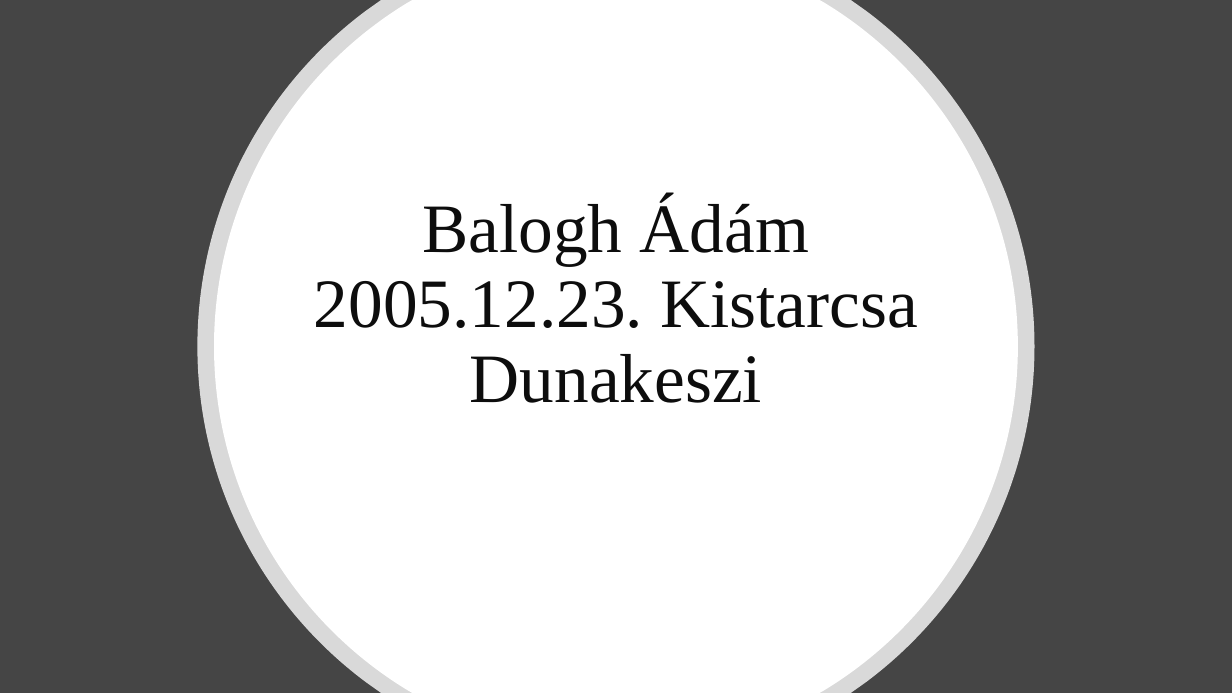
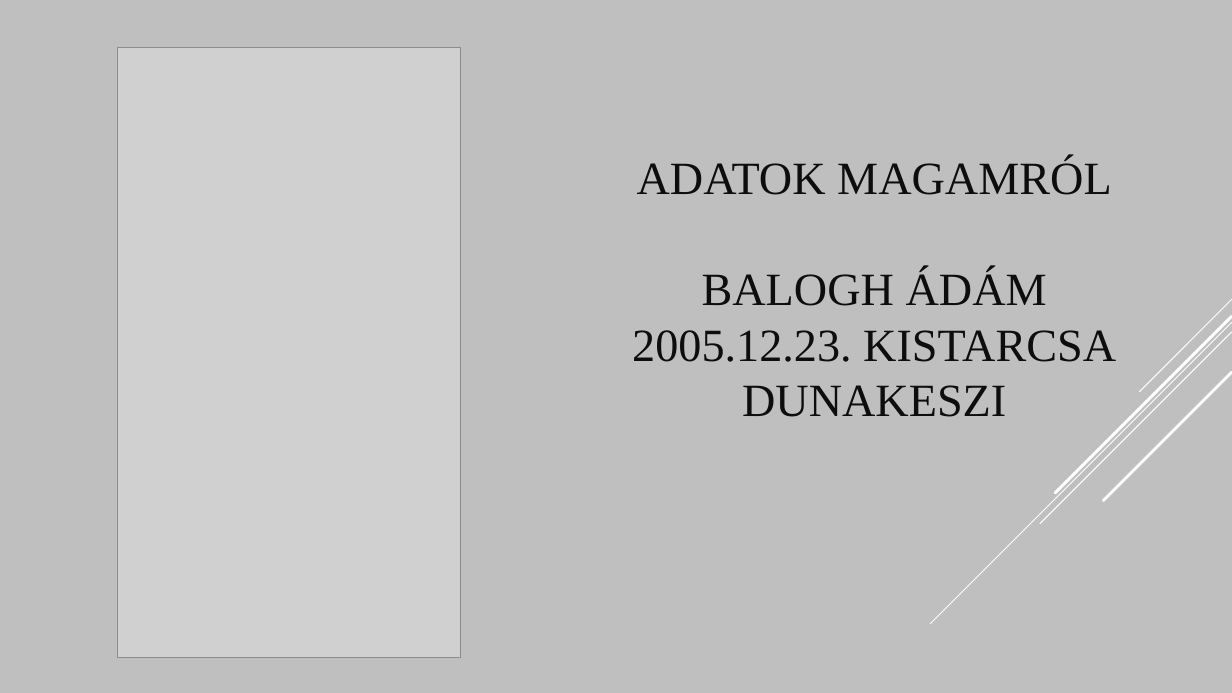
Before and after one commit to kizsi2019/202122_9d2, a slide deck: slide 2 of Balogh Ádám/Önéletrajz.pptx. Drawn at 1232x693 pixels with LibreOffice and Linux fonts; fonts in the diff are those of the drawing; grey boxes stand for pictures. Boxes give left, top, right and bottom in pixels: in the first picture for what was removed or moved away, otherwise in the second. Text is boxed around its words. In the diff, an @@ line names an element or a change of style, - is before the commit and + after.

```diff
--- a/Balogh Ádám/Önéletrajz.pptx
+++ b/Balogh Ádám/Önéletrajz.pptx
@@ background #454545 to #BFBFBF @@
@@ freeform shape removed at (x1=198, y1=0, x2=1035, y2=693) @@
@@ freeform shape removed at (x1=214, y1=0, x2=1019, y2=693) @@
@@ picture added at (x1=117, y1=48, x2=460, y2=658) @@
@@ title at (x1=632, y1=159, x2=1116, y2=417): text changed; size 54 to 36 pt @@
-Balogh Ádám
-2005.12.23. Kistarcsa
-Dunakeszi
+ADATOK MAGAMRÓL
+BALOGH ÁDÁM
+2005.12.23. KISTARCSA
+DUNAKESZI
@@ group added at (x1=931, y1=299, x2=1232, y2=624): 5 lines @@
```
Also in this commit, not shown: 5 other slides changed, 2 slides added.
